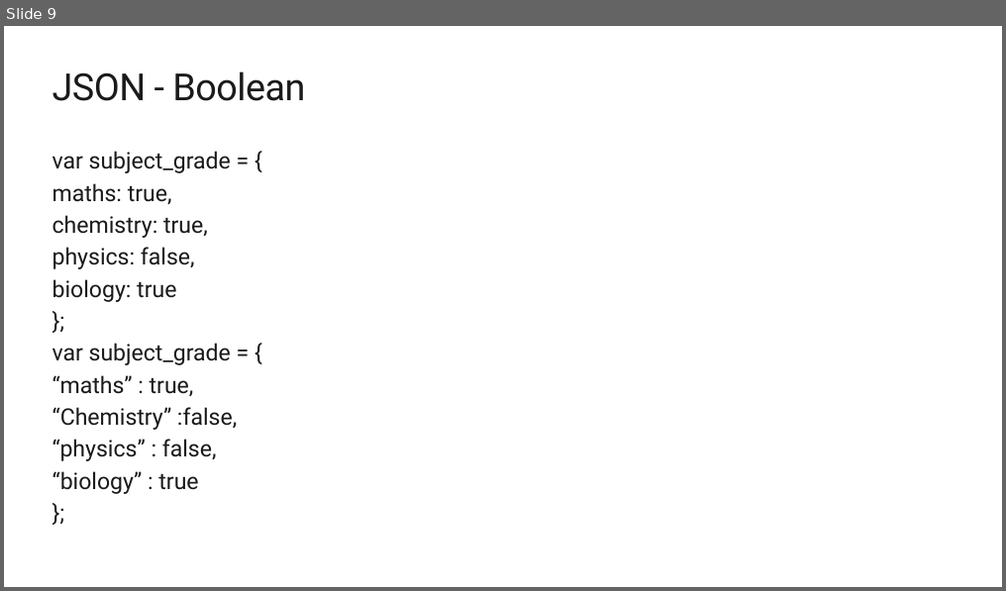
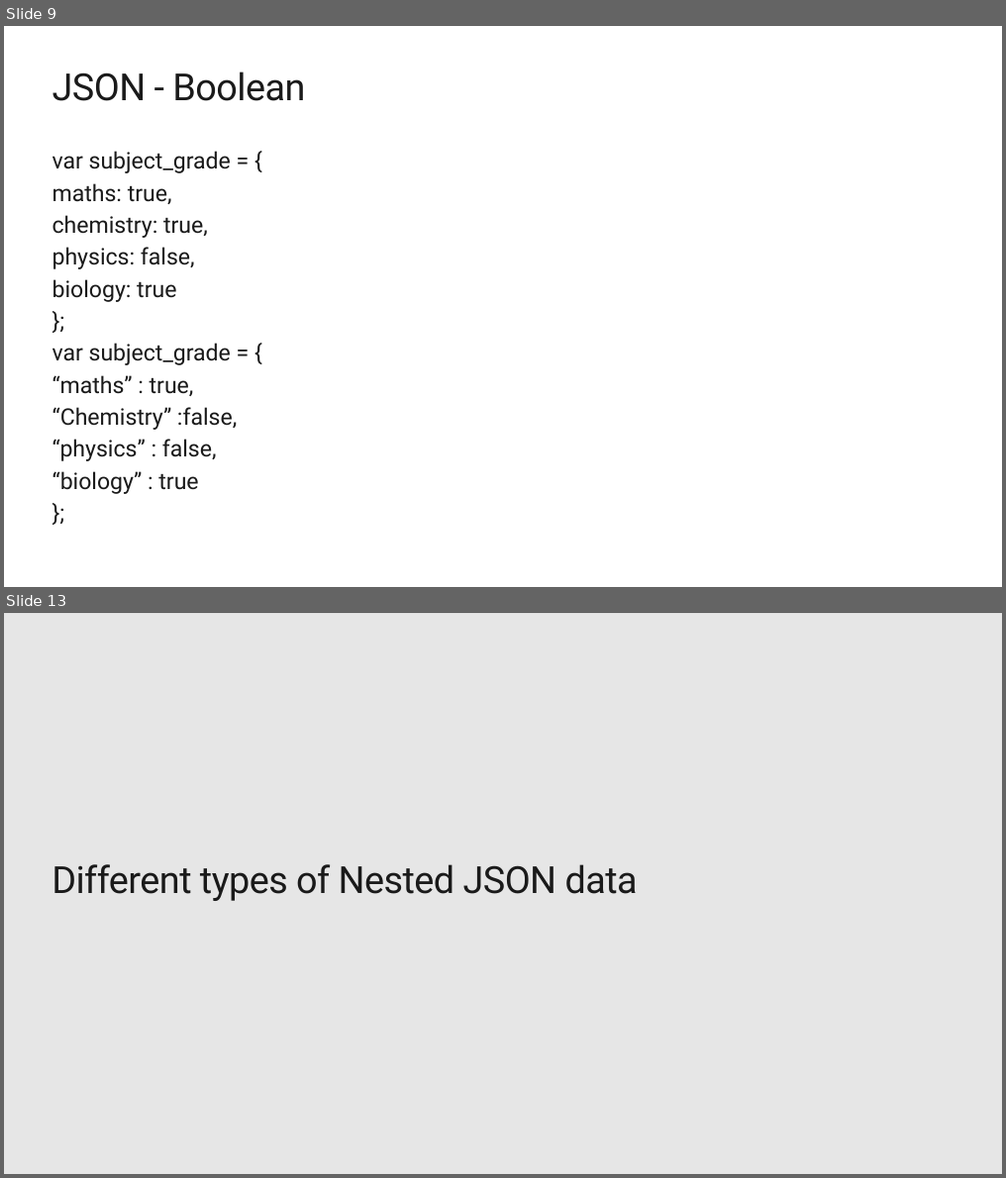
Before and after one commit to Yashank18/MSP-Workshops-Data, a slide deck: JSON_API.pptx. Shown one above the other, each under a label of ours: slide 9 before the commit, slides 9 and 13 after it; the slides between them are not shown. The pictures are 1006x591 and 1006x1178 pixels, drawn with LibreOffice and Linux fonts; fonts in the diff are those of the drawing; background and template pictures are left out. Boxes give left, top, right and bottom in pixels: in the first picture for what was removed or moved away, otherwise in the second. Text is boxed around its words. In the diff, an @@ line names an element or a change of style, - is before the commit and + after.

```diff
--- a/JSON_API.pptx
+++ b/JSON_API.pptx
@@ slide 13 added at (4,613,1002,1174), background #E6E6E6 @@
@@ title added at (52,864,638,901), 36 pt, text #1A1A1A @@
+Different types of Nested JSON data
```
Also in this commit, not shown: 14 other slides added, 25 slides removed.
